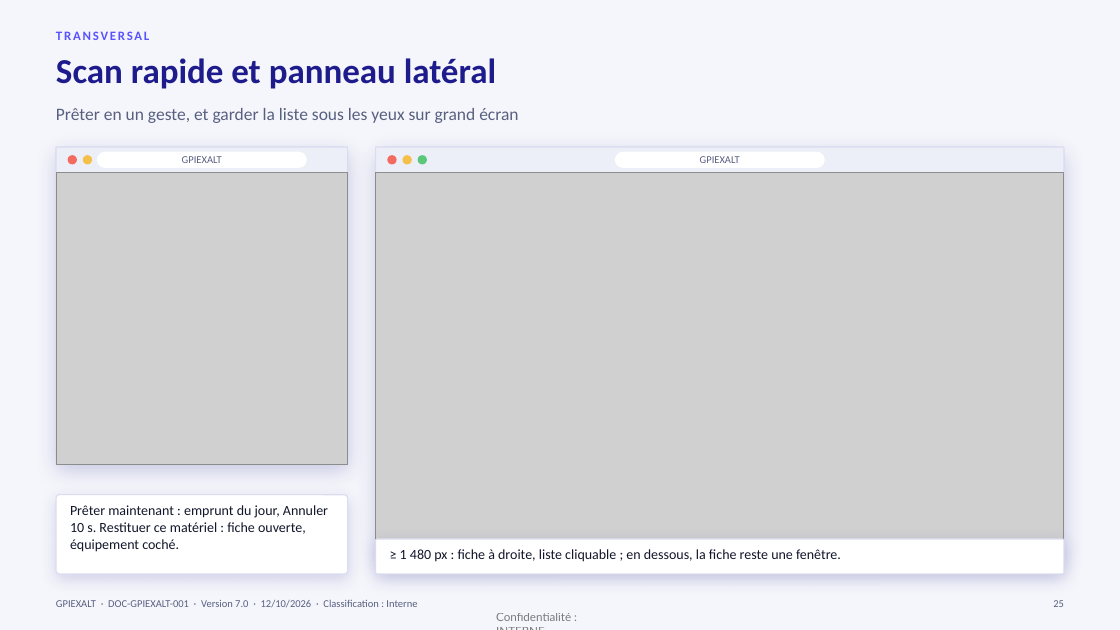
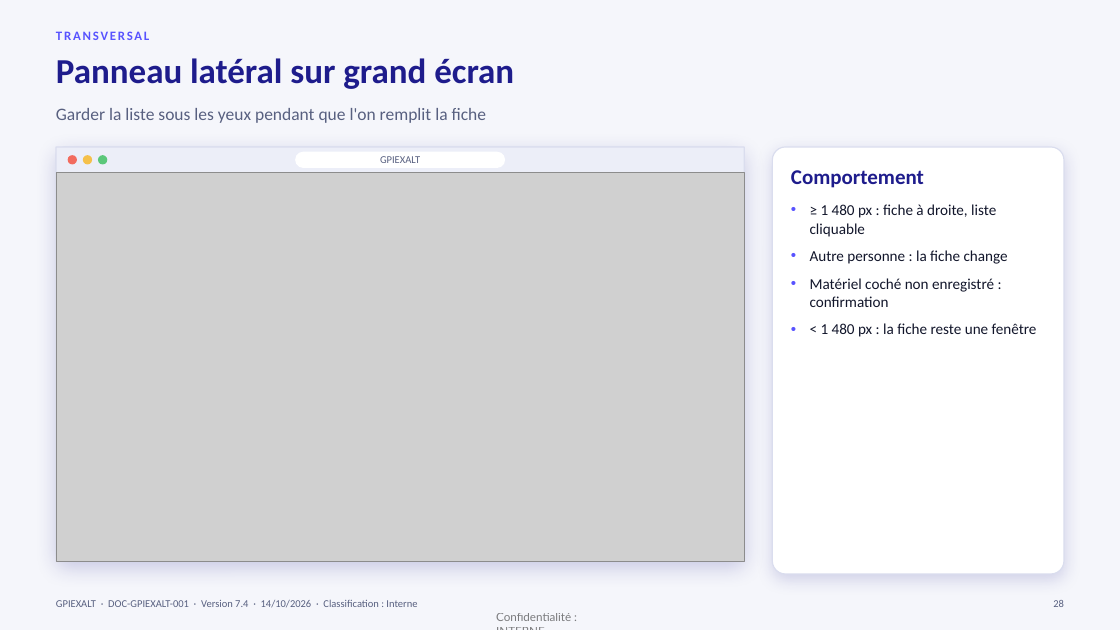
Before and after one commit to tesfamariam-exalt/myfirst-test, a slide deck: slide 28 of documentation/GPIEXALT_Documentation.pptx (slide 25 before the commit). Drawn at 1120x630 pixels with LibreOffice and Linux fonts; fonts in the diff are those of the drawing; grey boxes stand for pictures. Boxes give left, top, right and bottom in pixels: in the first picture for what was removed or moved away, otherwise in the second. Text is boxed around its words. In the diff, an @@ line names an element or a change of style, - is before the commit and + after.

```diff
--- a/documentation/GPIEXALT_Documentation.pptx
+++ b/documentation/GPIEXALT_Documentation.pptx
@@ title at <box>56,58,514,89</box>: text changed @@
-Scan rapide et panneau latéral
+Panneau latéral sur grand écran
@@ text at <box>56,108,487,123</box>: text changed @@
-Prêter en un geste, et garder la liste sous les yeux sur grand écran
+Garder la liste sous les yeux pendant que l'on remplit la fiche
@@ rounded rectangle: place and size @@
-rounded rectangle at <box>56,147,348,173</box>
+rounded rectangle at <box>56,147,744,173</box>
@@ rounded rectangle: place and size @@
-rounded rectangle at <box>56,147,348,465</box>
+rounded rectangle at <box>56,147,744,561</box>
@@ rounded rectangle removed at <box>376,147,1064,561</box> @@
@@ rounded rectangle removed at <box>376,147,1064,173</box> @@
@@ rounded rectangle: place and size @@
-rounded rectangle at <box>56,495,348,574</box>
+rounded rectangle at <box>772,147,1064,574</box>
@@ picture: place and size @@
-picture at <box>56,173,348,465</box>
+picture at <box>56,173,744,562</box>
@@ ellipse: place and size @@
-ellipse at <box>418,155,427,165</box>
+ellipse at <box>98,155,108,165</box>
@@ rounded rectangle "GPIEXALT": place and size @@
-rounded rectangle "GPIEXALT" at <box>97,152,307,168</box>
+rounded rectangle "GPIEXALT" at <box>295,152,505,168</box>
@@ picture removed at <box>376,173,1064,562</box> @@
@@ ellipse removed at <box>387,155,397,165</box> @@
@@ ellipse removed at <box>402,155,412,165</box> @@
@@ rounded rectangle removed at <box>615,152,825,168</box> @@
-GPIEXALT
@@ text added at <box>791,170,924,188</box>, 18 pt, text #1E1C8C, bold @@
+Comportement
@@ text at <box>810,204,1037,337</box>: text changed; size 12 to 13 pt @@
-≥ 1 480 px : fiche à droite, liste cliquable ; en dessous, la fiche reste une fenêtre.
+• ≥ 1 480 px : fiche à droite, liste cliquable
+• Autre personne : la fiche change
+• Matériel coché non enregistré : confirmation
+• < 1 480 px : la fiche reste une fenêtre
@@ text removed at <box>70,505,328,552</box> @@
-Prêter maintenant : emprunt du jour, Annuler 10 s. Restituer ce matériel : fiche ouverte, équipement coché.
@@ rounded rectangle removed at <box>376,539,1064,575</box> @@
@@ text at <box>56,600,417,608</box>: text changed @@
-GPIEXALT · DOC-GPIEXALT-001 · Version 7.0 · 12/10/2026 · Classification : Interne
+GPIEXALT · DOC-GPIEXALT-001 · Version 7.4 · 14/10/2026 · Classification : Interne
@@ page number at <box>1053,600,1064,607</box>: text changed @@
-25
+28
```
Also in this commit, not shown: 52 other slides changed, 4 slides added, 53 other files.
